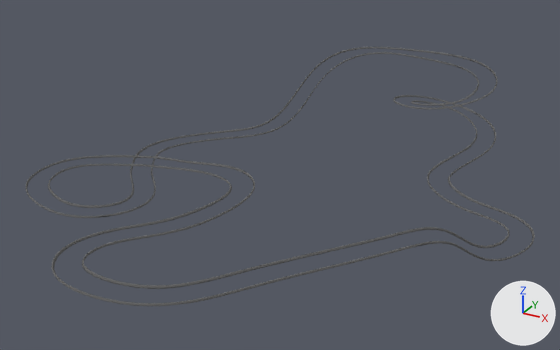
An edit to the FBX model GameContent/Models/Maps/CityMap_walls.fbx, drawn before and after from the same camera.
One viewpoint serves both versions: a 50 mm camera at (8.3, -29.4, 12.8) aimed at (-5.0, -5.3, 0.7). Arrows for +X, +Y and +Z are at lower right; the lights stay in place. Where no turn or scale is listed for an object, it has been applied to the vertices.

The first picture shows 'wall_export1', 'wall_export2'.
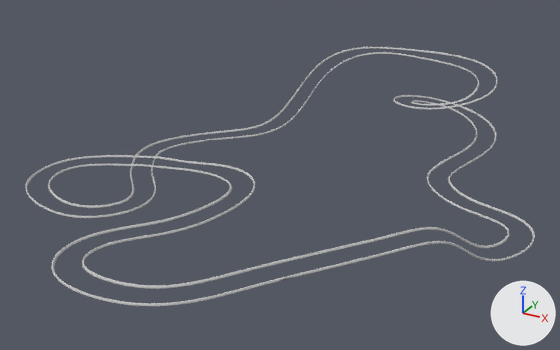
What differs and where, as boxes [x1, y1, x2, y2] in the pictures (560 x 350 px):
'wall_export1', recoloured: [48, 47, 535, 306] in both
'wall_export2', recoloured: [25, 52, 510, 289] in both

What the commit changed:
Material 'blinn12' (mat_blinn12) changes colour from dark grey #626262 to light grey #cbcbcb; in linear values from (0.122, 0.122, 0.122) to (0.594, 0.594, 0.594).
